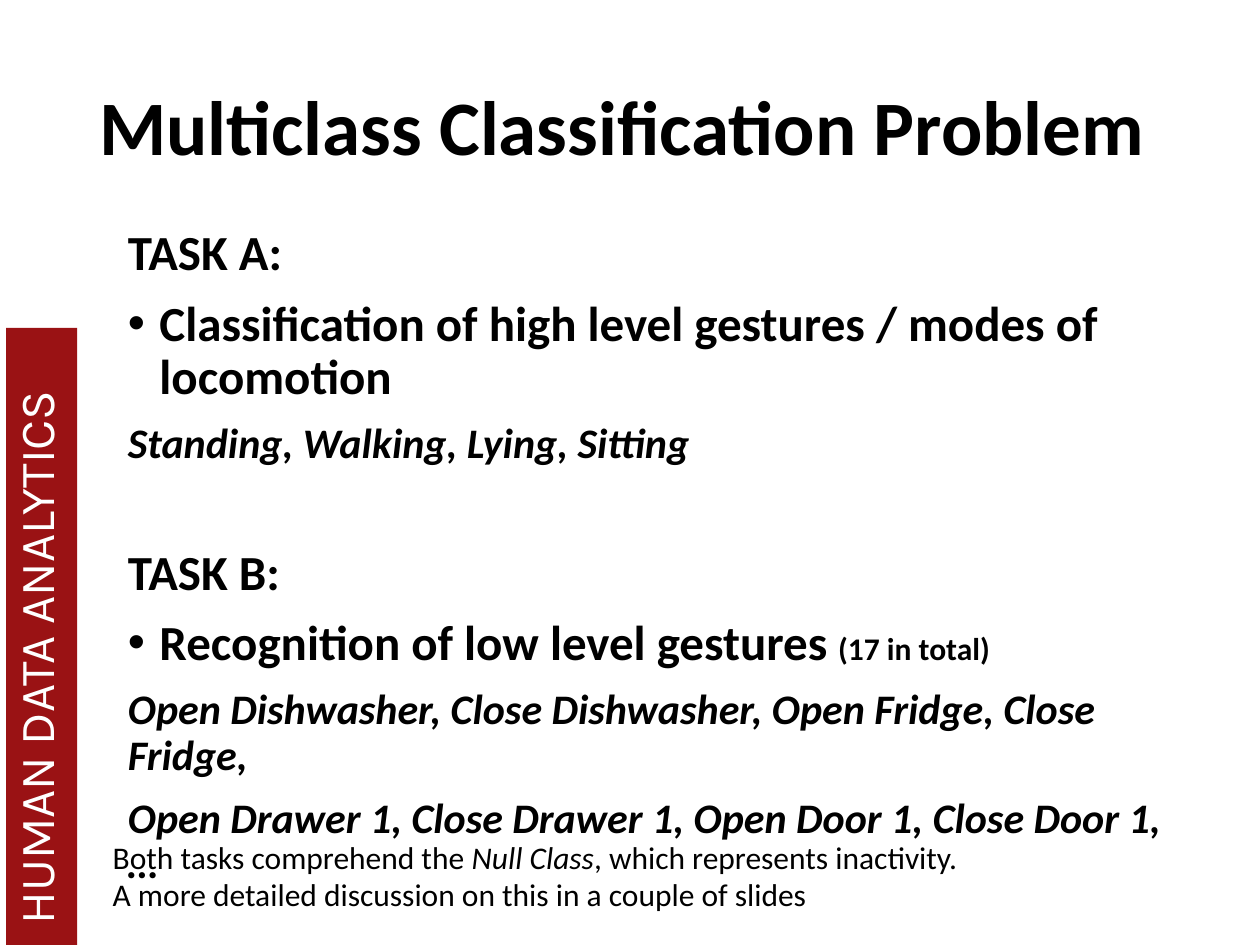
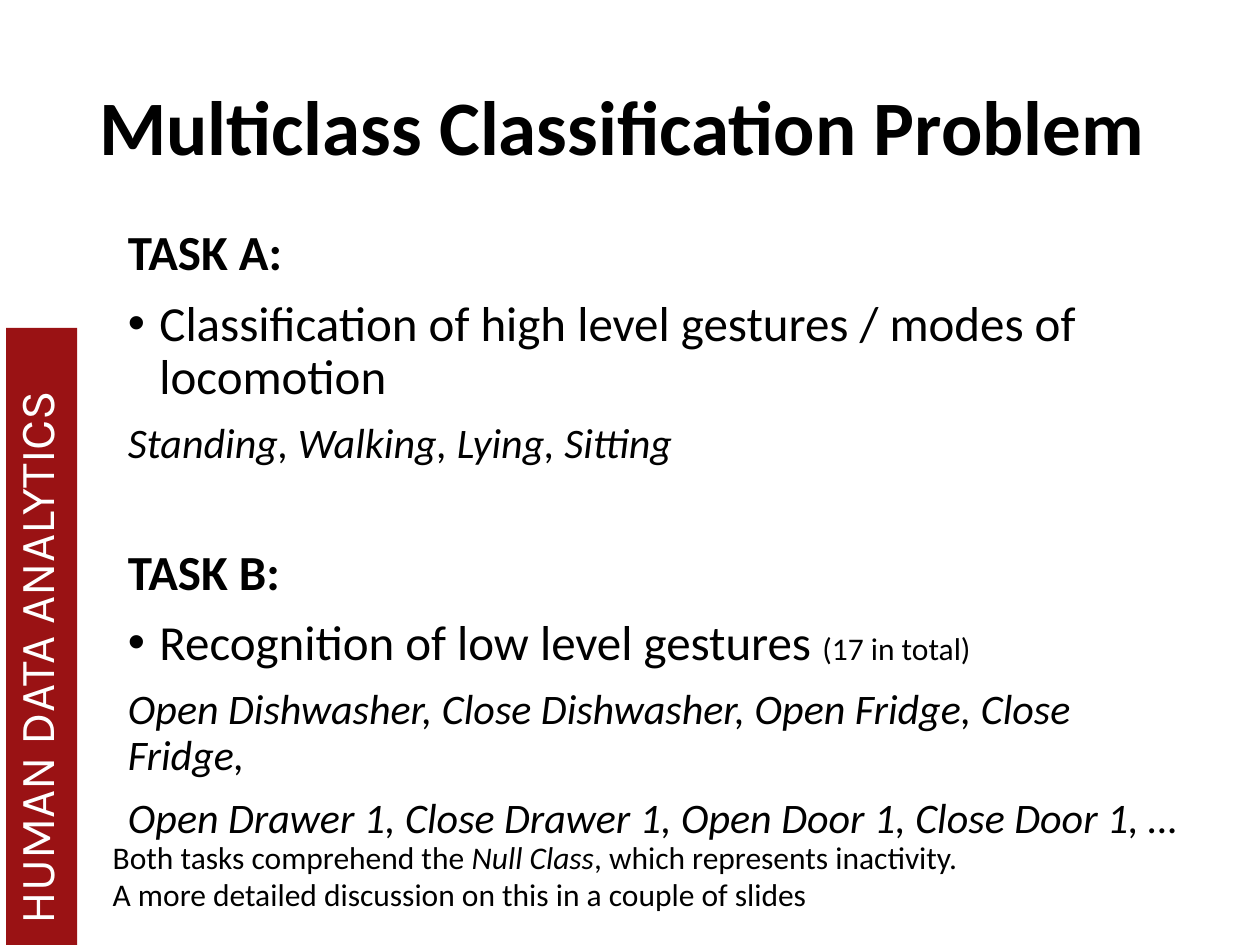
Before and after one commit to MatteoDrago/hda-project, a slide deck: slide 6 of presentation/HDA 2018.pptx. Drawn at 1260x945 pixels with LibreOffice and Linux fonts; fonts in the diff are those of the drawing; background and template pictures are left out. Boxes give left, top, right and bottom in pixels: in the first picture for what was removed or moved away, otherwise in the second. Text is boxed around its words. In the diff, an @@ line names an element or a change of style, - is before the commit and + after.

```diff
--- a/presentation/HDA 2018.pptx
+++ b/presentation/HDA 2018.pptx
@@ text at [128, 307, 1139, 840]: bold off @@
```
Also in this commit, not shown: 1 other file.
